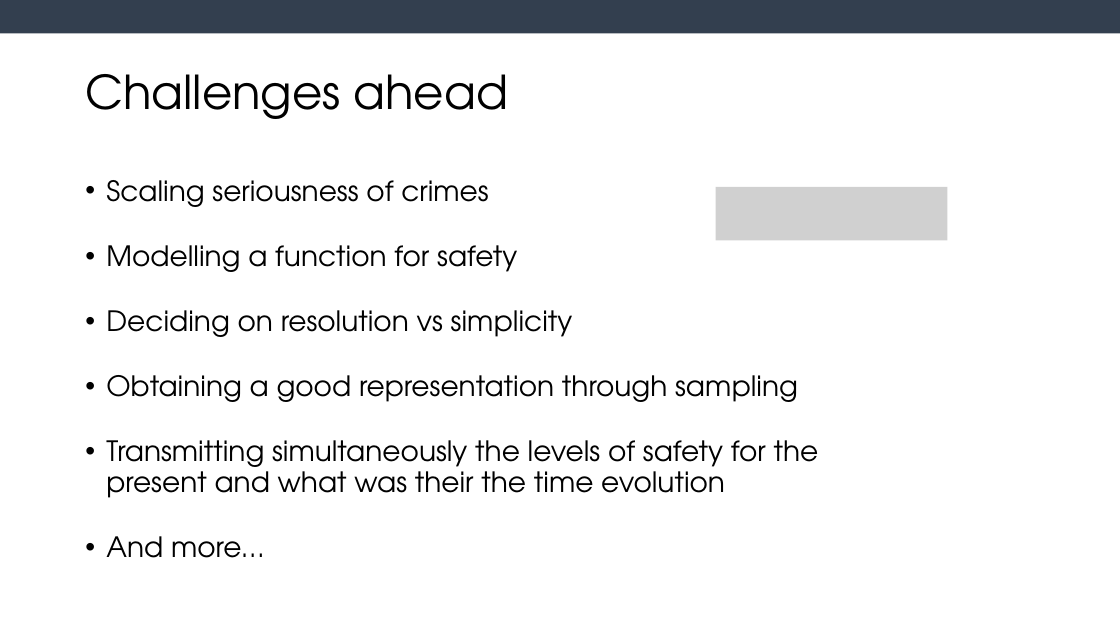
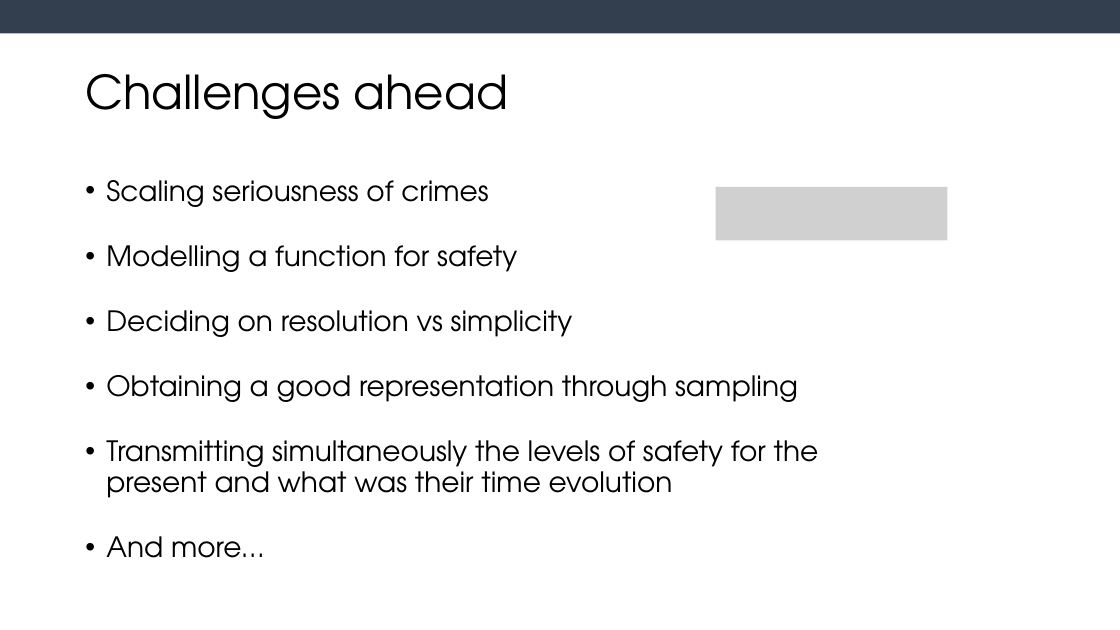
Before and after one commit to Vasco27/chicago_crimes_VD_1920, a slide deck: slide 7 of Criminality in Chicago_FOR_TOMORROW.pptx. Drawn at 1120x630 pixels with LibreOffice and Linux fonts; fonts in the diff are those of the drawing; grey boxes stand for pictures. Boxes give left, top, right and bottom in pixels: in the first picture for what was removed or moved away, otherwise in the second. Text is boxed around its words. In the diff, an @@ line names an element or a change of style, - is before the commit and + after.

```diff
--- a/Criminality in Chicago_FOR_TOMORROW.pptx
+++ b/Criminality in Chicago_FOR_TOMORROW.pptx
@@ text at (106,440,819,498): text changed @@
-• Transmitting simultaneously the levels of safety for the present and what was their the time evolution
+• Transmitting simultaneously the levels of safety for the present and what was their time evolution
```
Also in this commit, not shown: 1 other slide changed.
